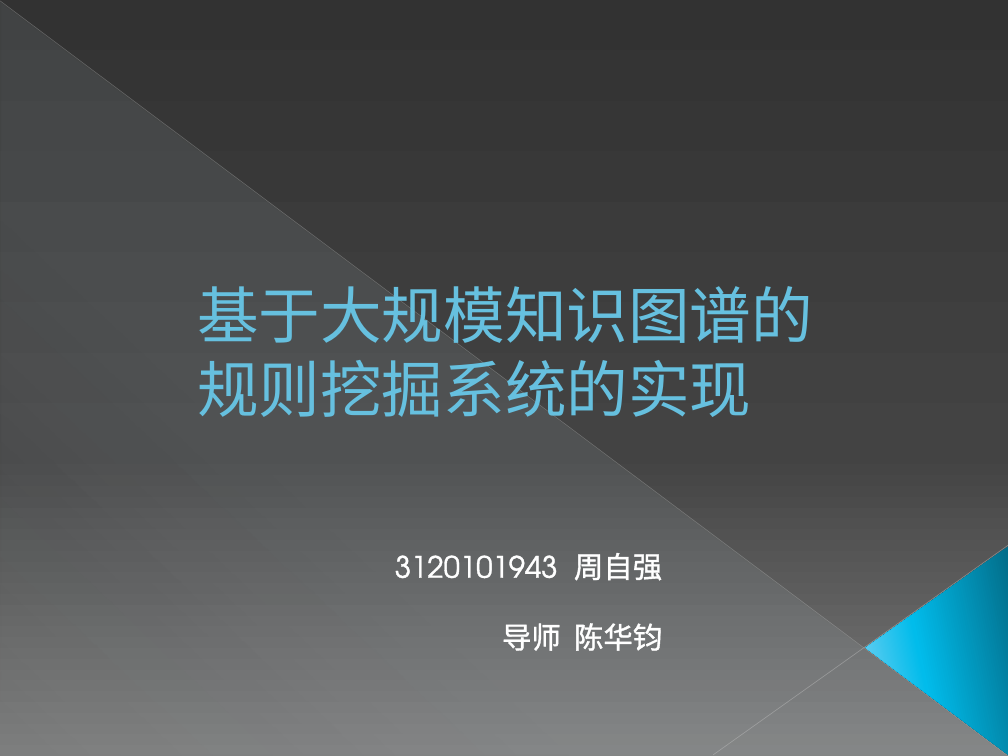
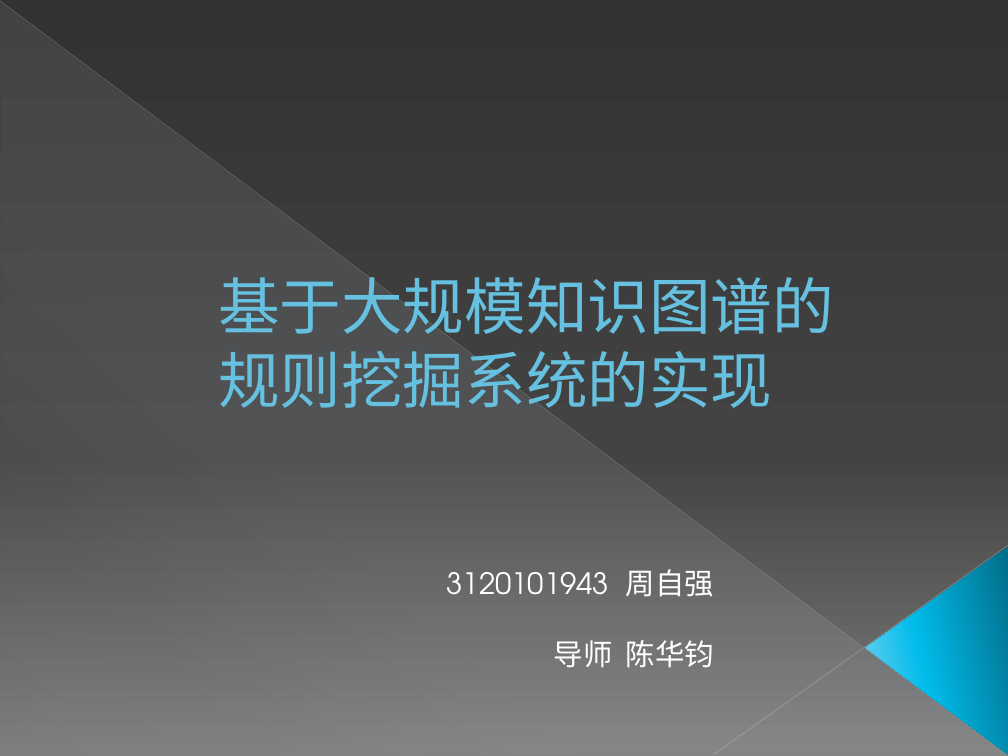
Before and after one commit to zxlzr/RuleMiner, a slide deck: slide 1 of 毕设答辩.pptx. Drawn at 1008x756 pixels with LibreOffice and Linux fonts; fonts in the diff are those of the drawing. Boxes give left, top, right and bottom in pixels: in the first picture for what was removed or moved away, otherwise in the second. Text is boxed around its words. In the diff, an @@ line names an element or a change of style, - is before the commit and + after.

```diff
--- a/毕设答辩.pptx
+++ b/毕设答辩.pptx
@@ title "基于大规模知识图谱的规则挖掘系统的实现": place and size @@
-title "基于大规模知识图谱的规则挖掘系统的实现" at [197, 286, 813, 417]
+title "基于大规模知识图谱的规则挖掘系统的实现" at [218, 277, 834, 408]
@@ subtitle "3120101943 周自强": place and size @@
-subtitle "3120101943 周自强" at [395, 553, 662, 651]
+subtitle "3120101943 周自强" at [447, 569, 714, 668]
@@ subtitle "3120101943 周自强" at [447, 569, 714, 668]: letter outline #FFFFFF 1.45 pt to none @@
```
Also in this commit, not shown: 3 other slides changed, 19 slides added.
